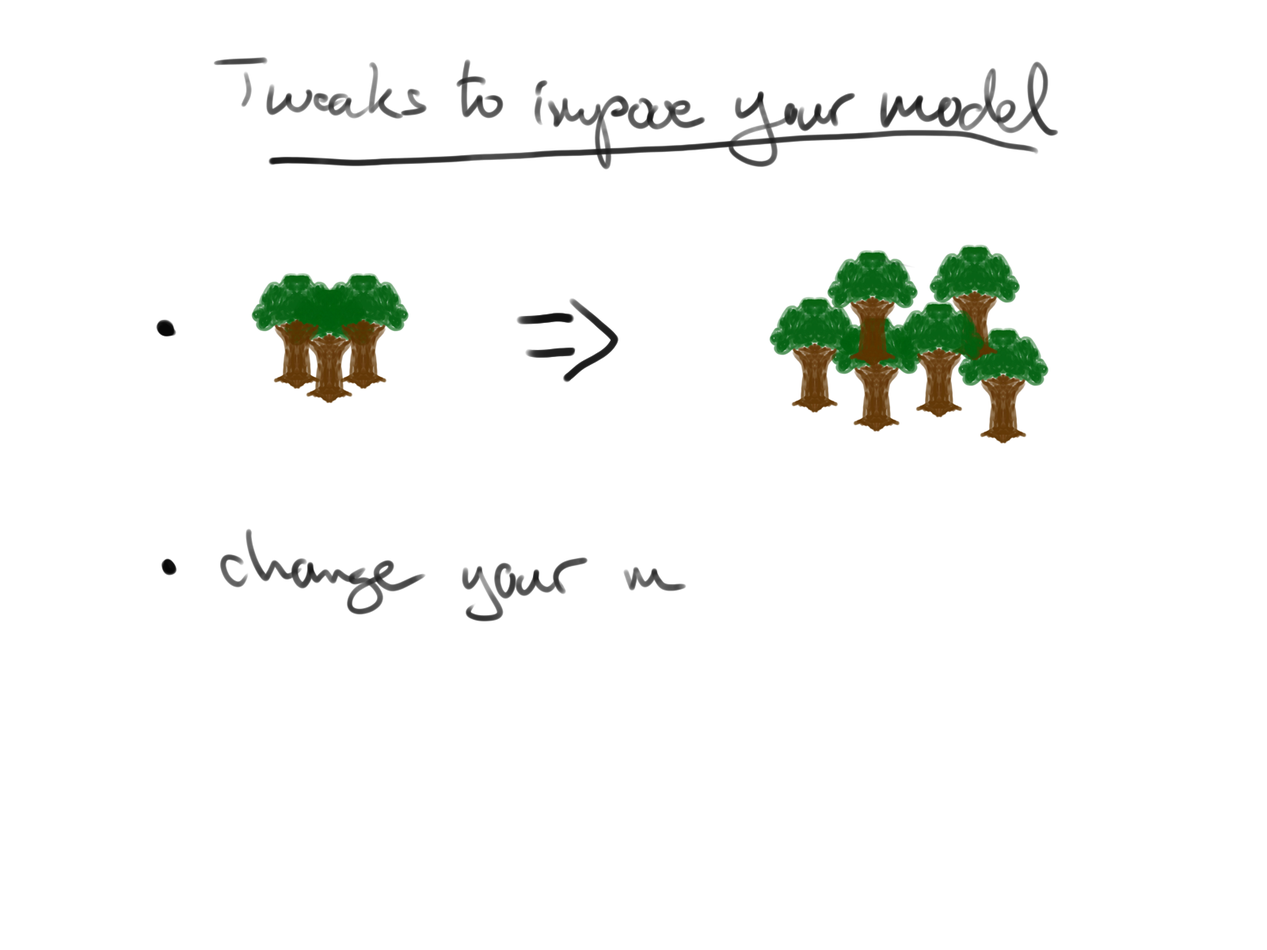
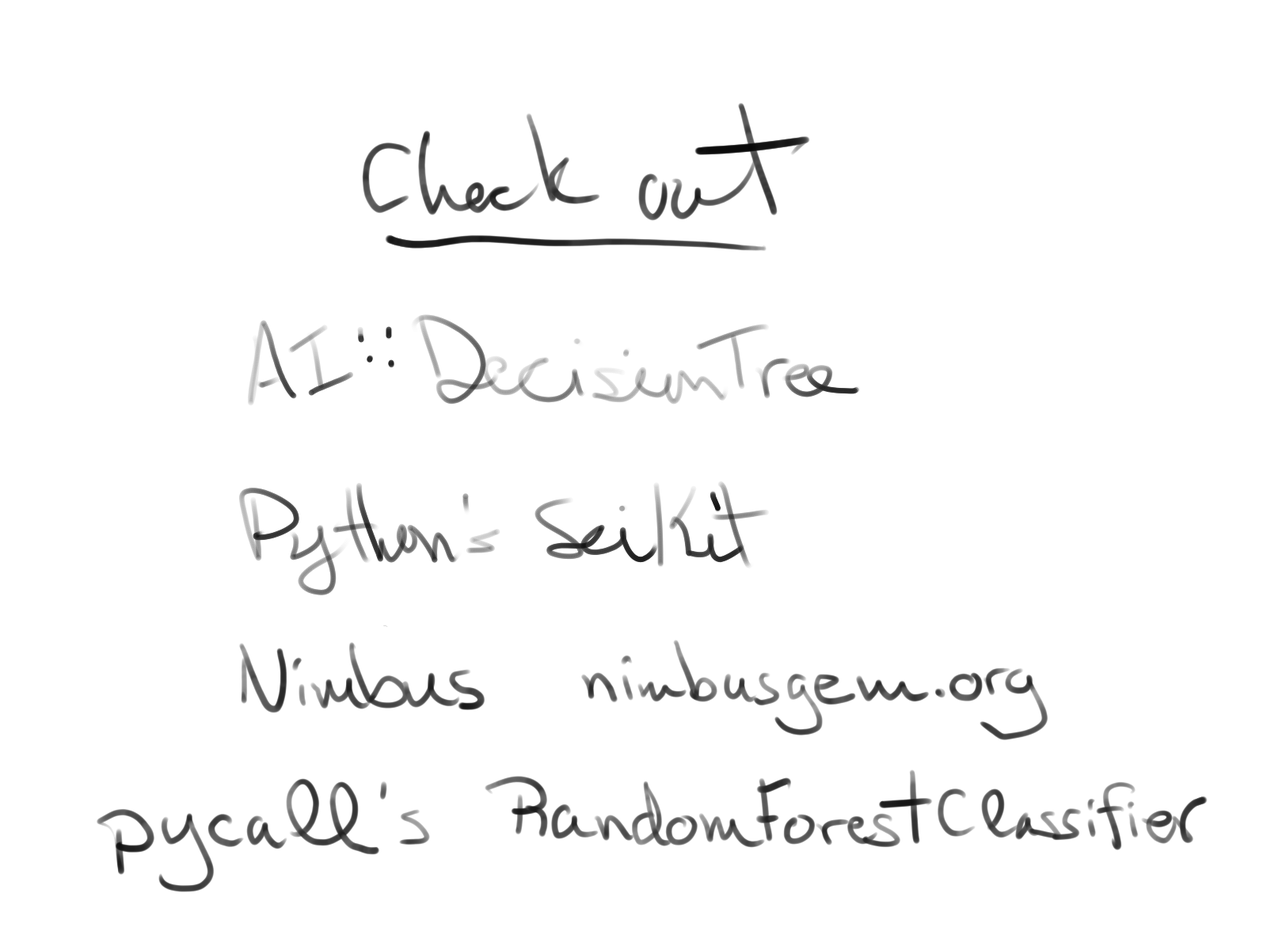
Layer changes from the first 1267 x 950 image to the second:
showed "slide 9", painted on it over box(96, 101, 1208, 893)
hid "slide 6 Merged" over box(155, 57, 1059, 659)
